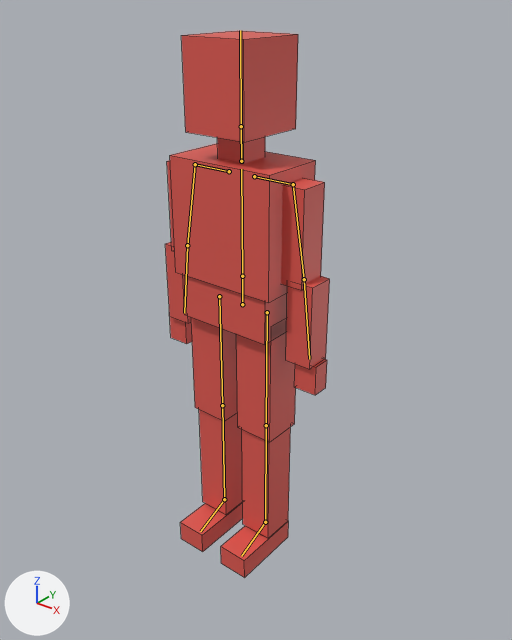
The FBX model Auvra/project/templates/arena/assets/enemy.fbx, before and after one commit.
The view is the same before and after, from a 50 mm camera at (1.353, -1.622, 1.917) aimed at (0.001, 0.067, 0.869). The lights are fixed; the arrows at lower left show +X, +Y and +Z. The picture after the commit comes second. The bones that change, and the others that lie on the model, are drawn over the model as lines. Mesh edges are drawn as thin lines.

In view in the first picture: 'Guard'.
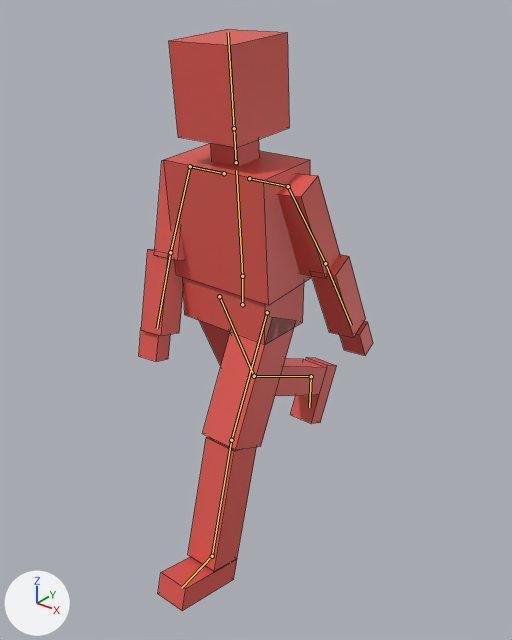
The newer file adds an action. The first version stands in its rest pose; the second is drawn at frame 1 of the action 'Armature|Walk'.

Location of each change, (x1, y1, x2, y2) in pixels of the pictures (512 x 640 px):
'Guard', posed (42% wider, 6% taller): before (165, 31, 330, 578); after (139, 29, 373, 611)
bone 'Spine', root to tip: before (242, 276) to (241, 169); after (242, 276) to (236, 170)
bone 'LeftArm', root to tip: before (293, 184) to (304, 279); after (288, 186) to (325, 263)
bone 'RightArm', root to tip: before (195, 164) to (187, 245); after (190, 166) to (170, 252)
bone 'LeftUpLeg', root to tip: before (267, 312) to (266, 425); after (267, 312) to (231, 440)
bone 'LeftLeg', root to tip: before (266, 425) to (265, 522); after (231, 440) to (212, 556)
bone 'RightUpLeg', root to tip: before (219, 296) to (222, 405); after (219, 296) to (254, 376)
bone 'RightLeg', root to tip: before (222, 405) to (224, 499); after (254, 376) to (311, 376)

Diff of the bpy script that builds the scene:
```diff
--- a/Auvra/project/templates/arena/assets/enemy.fbx.py
+++ b/Auvra/project/templates/arena/assets/enemy.fbx.py
@@ bone_spine @@
 bone_spine = bpy.data.objects['Armature'].pose.bones['Spine']  # child of 'Hips'
-bone_spine.rotation_quaternion = (1.0, 0.0, 0.0, 0.0)  # degrees (0, 0, 0)
+bone_spine.rotation_quaternion = (0.999, 0.035, 0.0, 0.0)  # degrees (4, 0, 0)
@@ bone_leftarm @@
 bone_leftarm = bpy.data.objects['Armature'].pose.bones['LeftArm']  # child of 'LeftShoulder'
-bone_leftarm.rotation_quaternion = (1.0, 0.0, 0.0, 0.0)  # degrees (0, 0, 0)
+bone_leftarm.rotation_quaternion = (0.985, 0.174, 0.0, 0.0)  # degrees (20, 0, 0)
@@ bone_rightarm @@
 bone_rightarm = bpy.data.objects['Armature'].pose.bones['RightArm']  # child of 'RightShoulder'
-bone_rightarm.rotation_quaternion = (1.0, 0.0, 0.0, 0.0)  # degrees (0, 0, 0)
+bone_rightarm.rotation_quaternion = (0.985, -0.174, 0.0, 0.0)  # degrees (-20, 0, 0)
@@ bone_leftupleg @@
 bone_leftupleg = bpy.data.objects['Armature'].pose.bones['LeftUpLeg']  # child of 'Hips'
-bone_leftupleg.rotation_quaternion = (1.0, 0.0, 0.0, 0.0)  # degrees (0, 0, 0)
+bone_leftupleg.rotation_quaternion = (0.976, -0.216, 0.0, 0.0)  # degrees (-25, 0, 0)
@@ bone_leftleg @@
 bone_leftleg = bpy.data.objects['Armature'].pose.bones['LeftLeg']  # child of 'LeftUpLeg'
-bone_leftleg.rotation_quaternion = (1.0, 0.0, 0.0, 0.0)  # degrees (0, 0, 0)
+bone_leftleg.rotation_quaternion = (0.996, 0.087, 0.0, 0.0)  # degrees (10, 0, 0)
@@ bone_rightupleg @@
 bone_rightupleg = bpy.data.objects['Armature'].pose.bones['RightUpLeg']  # child of 'Hips'
-bone_rightupleg.rotation_quaternion = (1.0, 0.0, 0.0, 0.0)  # degrees (0, 0, 0)
+bone_rightupleg.rotation_quaternion = (0.976, 0.216, 0.0, 0.0)  # degrees (25, 0, 0)
@@ bone_rightleg @@
 bone_rightleg = bpy.data.objects['Armature'].pose.bones['RightLeg']  # child of 'RightUpLeg'
-bone_rightleg.rotation_quaternion = (1.0, 0.0, 0.0, 0.0)  # degrees (0, 0, 0)
+bone_rightleg.rotation_quaternion = (0.94, 0.342, 0.0, 0.0)  # degrees (40, 0, 0)
```
